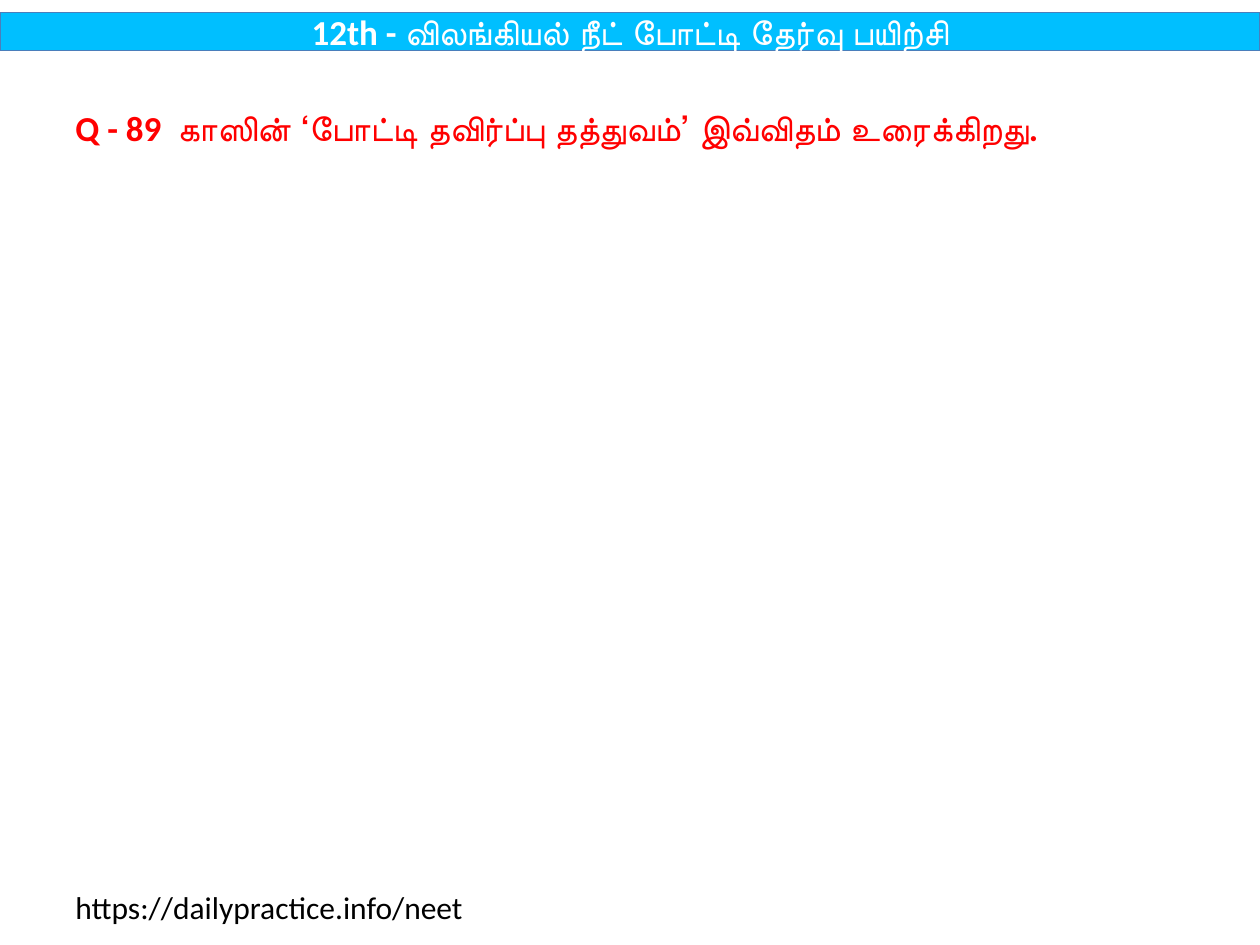
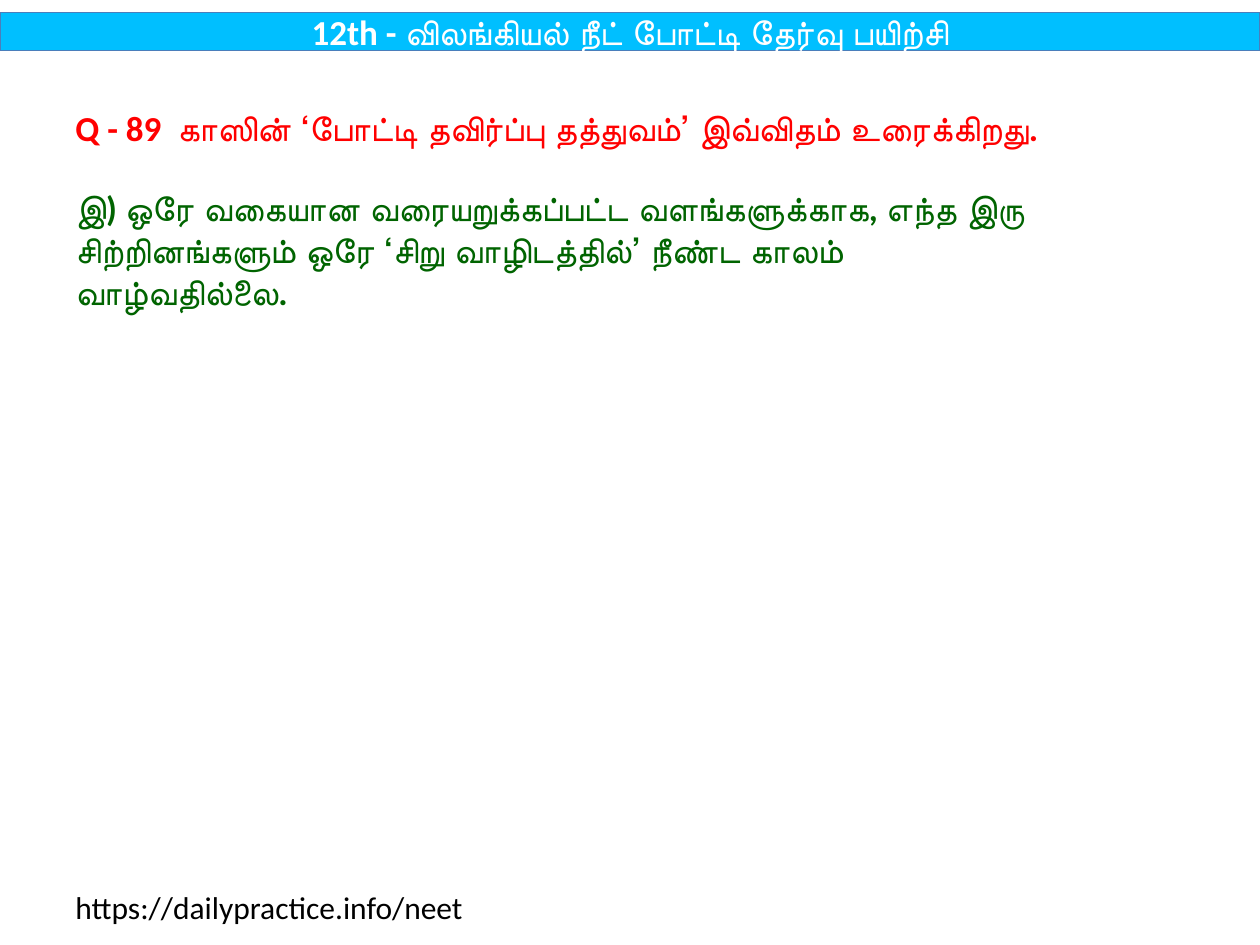
Before and after one commit to tvmani/tvmani.github.io, a slide deck: slide 177 of tamil_biology/12th_Bio_Zoology_Tamil.pptx. Drawn at 1260x945 pixels with LibreOffice and Linux fonts; fonts in the diff are those of the drawing. Boxes give left, top, right and bottom in pixels: in the first picture for what was removed or moved away, otherwise in the second. Text is boxed around its words. In the diff, an @@ line names an element or a change of style, - is before the commit and + after.

```diff
--- a/tamil_biology/12th_Bio_Zoology_Tamil.pptx
+++ b/tamil_biology/12th_Bio_Zoology_Tamil.pptx
@@ text at <box>75,195,1024,315</box>: paragraph added @@
+இ) ஒரே வகையான வரையறுக்கப்பட்ட வளங்களுக்காக, எந்த இரு சிற்றினங்களும் ஒரே ‘சிறு வாழிடத்தில்’ நீண்ட காலம் வாழ்வதில்லை.
```
Also in this commit, not shown: 100 other slides changed, 7 other files.
